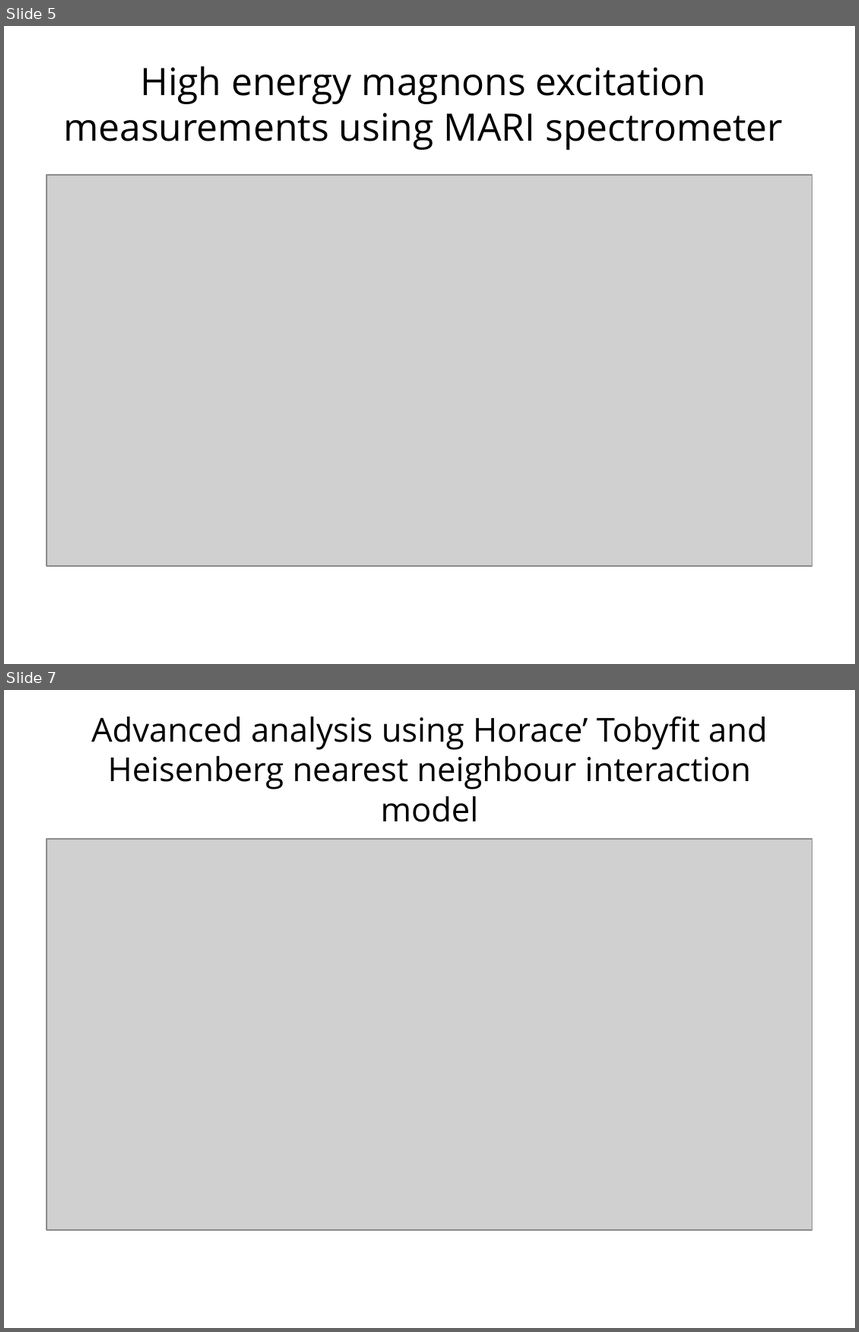
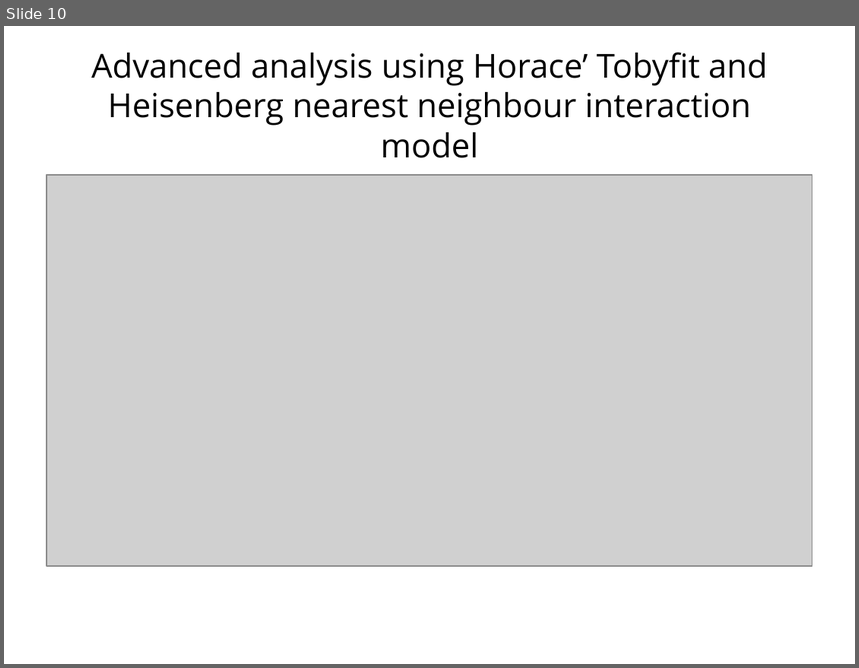
Before and after one commit to abuts/Fe, a slide deck: June2017/Icns2017/ICNS2017.ppt. Shown one above the other, each under a label of ours: slides 5 and 7 before the commit, slide 10 after it; the slides between them are not shown. The pictures are 859x1332 and 859x668 pixels, drawn with LibreOffice and Linux fonts; fonts in the diff are those of the drawing; grey boxes stand for pictures; background and template pictures are left out. Boxes give left, top, right and bottom in pixels: in the first picture for what was removed or moved away, otherwise in the second. Text is boxed around its words. In the diff, an @@ line names an element or a change of style, - is before the commit and + after.

```diff
--- a/June2017/Icns2017/ICNS2017.ppt
+++ b/June2017/Icns2017/ICNS2017.ppt
@@ slide 5 removed at (4,26,855,664), background #FFFFFF @@
@@ title removed at (63,66,783,150) @@
-High energy magnons excitation measurements using MARI spectrometer
@@ picture removed at (47,175,813,566) @@
@@ what was slide 7 is now slide 10 @@
```
Also in this commit, not shown: 4 slides changed, 5 slides added, 1 other slide removed.
